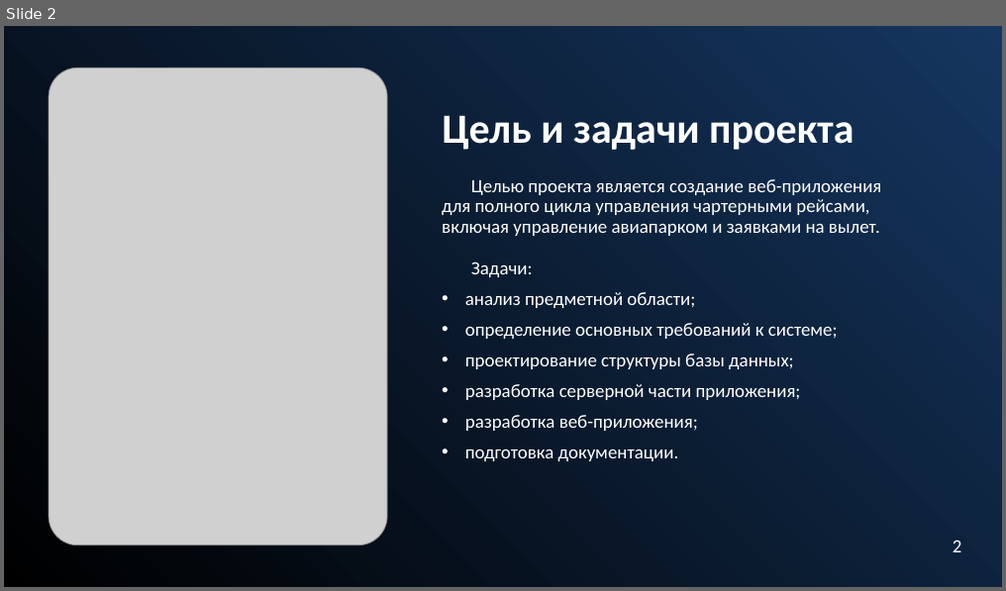
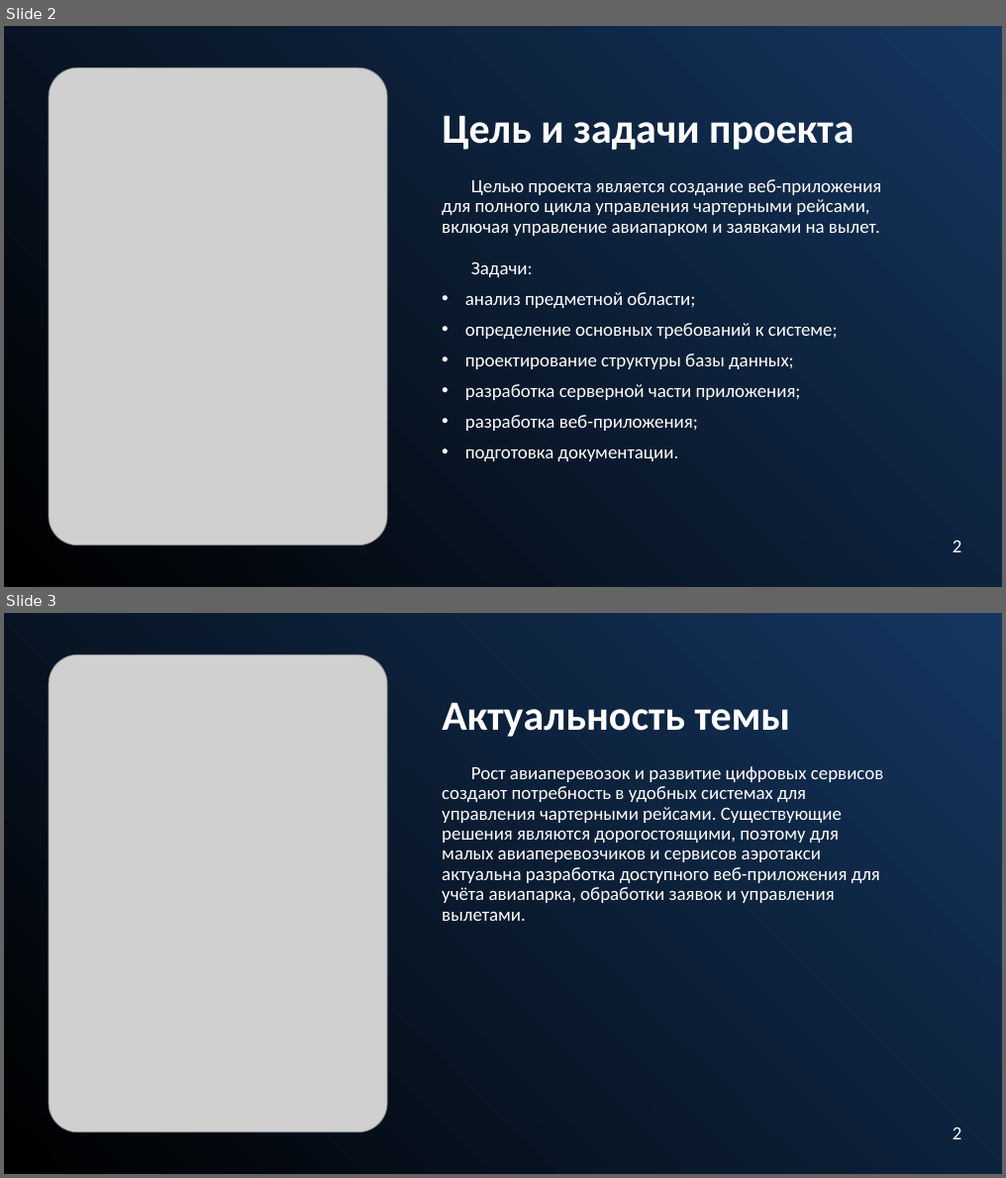
Before and after one commit to Alfamodik/AirCharter, a slide deck: Docs/ВКР/Презентация на защиту диплома.pptx. Shown one above the other, each under a label of ours: slide 2 before the commit, slides 2 and 3 after it. The pictures are 1006x591 and 1006x1178 pixels, drawn with LibreOffice and Linux fonts; fonts in the diff are those of the drawing; grey boxes stand for pictures. Boxes give left, top, right and bottom in pixels: in the first picture for what was removed or moved away, otherwise in the second. Text is boxed around its words. In the diff, an @@ line names an element or a change of style, - is before the commit and + after.

```diff
--- a/Docs/ВКР/Презентация на защиту диплома.pptx
+++ b/Docs/ВКР/Презентация на защиту диплома.pptx
@@ slide 3 added at bbox=[4, 613, 1002, 1174], background gradient #153660 to #000000 @@
@@ picture added at bbox=[49, 655, 387, 1133] @@
@@ subtitle added at bbox=[442, 702, 791, 737], 40 pt, text #FFFFFF, bold @@
+Актуальность темы
@@ text added at bbox=[442, 766, 884, 921], 18 pt, text #FFFFFF @@
+Рост авиаперевозок и развитие цифровых сервисов создают потребность в удобных системах для управления чартерными рейсами. Существующие решения являются дорогостоящими, поэтому для малых авиаперевозчиков и сервисов аэротакси актуальна разработка доступного веб-приложения для учёта авиапарка, обработки заявок и управления вылетами.
@@ text added at bbox=[952, 1127, 962, 1140], 18 pt, text #FFFFFF @@
+2
```
Also in this commit, not shown: 14 slides changed, 2 other slides added, 5 slides removed, 2 other files.
